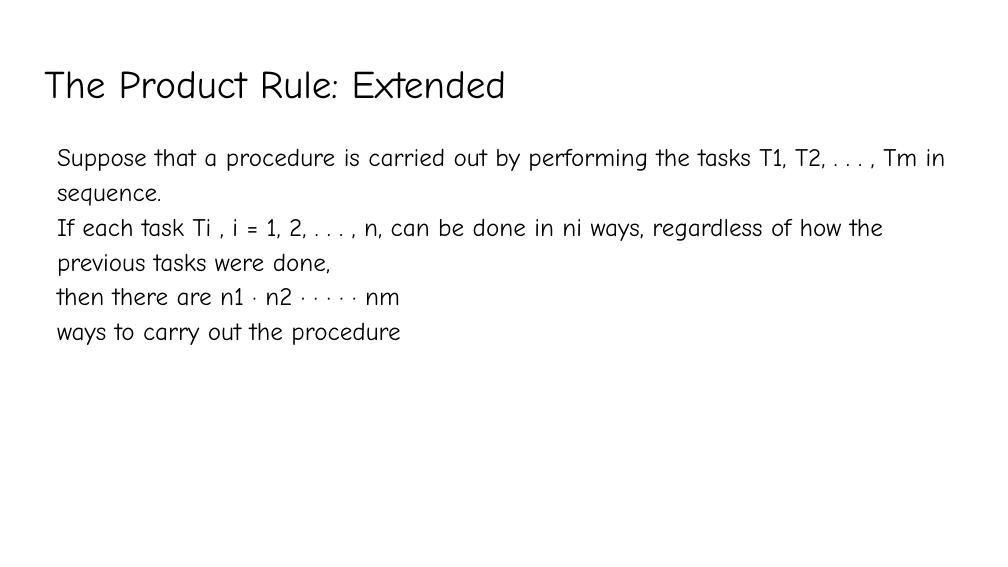
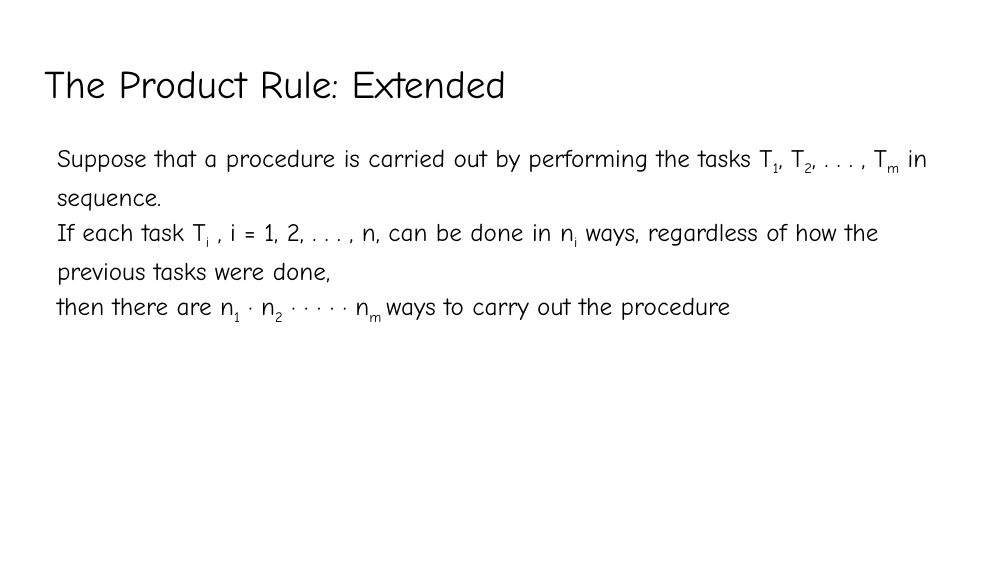
Before and after one commit to YeasirRayhanPrince/yeasirrayhanprince.github.io, a slide deck: slide 6 of cse106/slides/Lecture7.pptx. Drawn at 1008x567 pixels with LibreOffice and Linux fonts; fonts in the diff are those of the drawing. Boxes give left, top, right and bottom in pixels: in the first picture for what was removed or moved away, otherwise in the second. Text is boxed around its words. In the diff, an @@ line names an element or a change of style, - is before the commit and + after.

```diff
--- a/cse106/slides/Lecture7.pptx
+++ b/cse106/slides/Lecture7.pptx
@@ text at <box>57,149,928,320</box>: text changed @@
-Suppose that a procedure is carried out by performing the tasks T1, T2, . . . , Tm in sequence.
-If each task Ti , i = 1, 2, . . . , n, can be done in ni ways, regardless of how the previous tasks were done,
-then there are n1 · n2 · · · · · nm
-ways to carry out the procedure
+Suppose that a procedure is carried out by performing the tasks T1, T2, . . . , Tm in sequence.
+If each task Ti , i = 1, 2, . . . , n, can be done in ni ways, regardless of how the previous tasks were done,
+then there are n1 · n2 · · · · · nm ways to carry out the procedure
```
Also in this commit, not shown: 16 other slides changed, 3 slides added, 1 other file.
